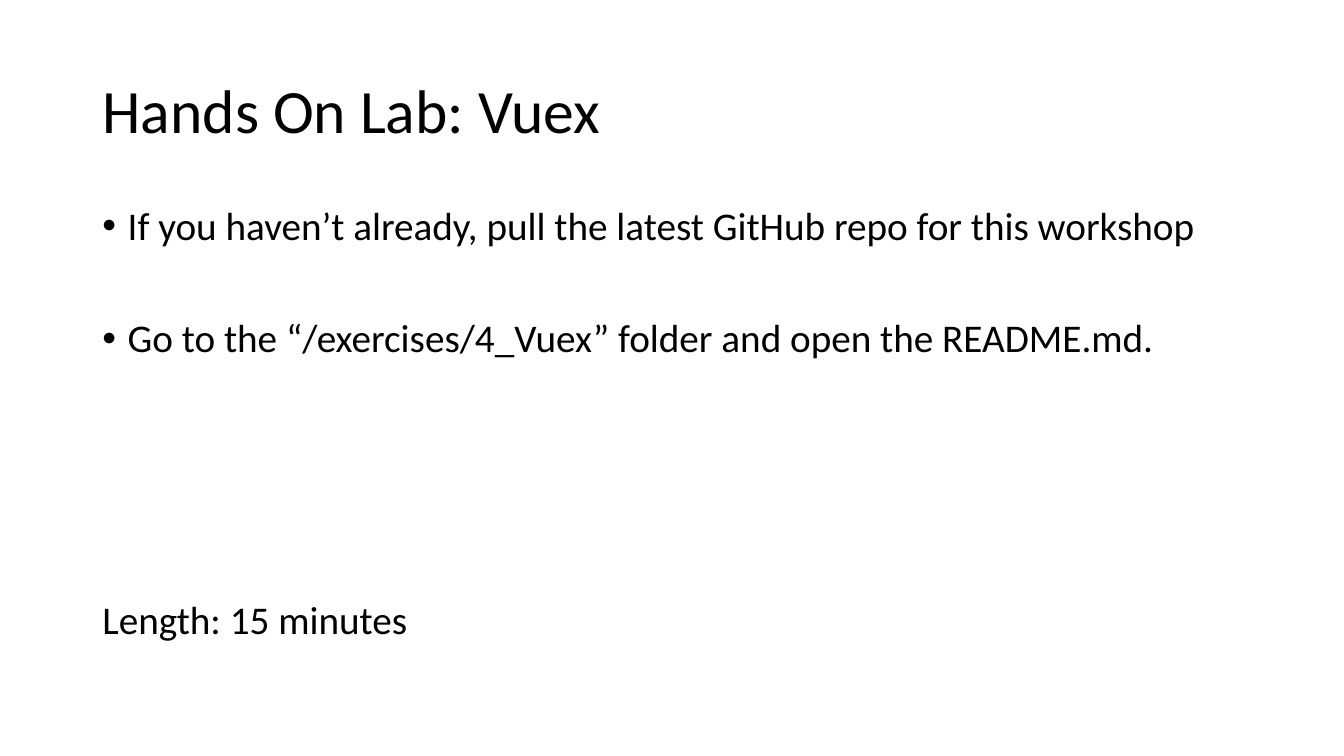
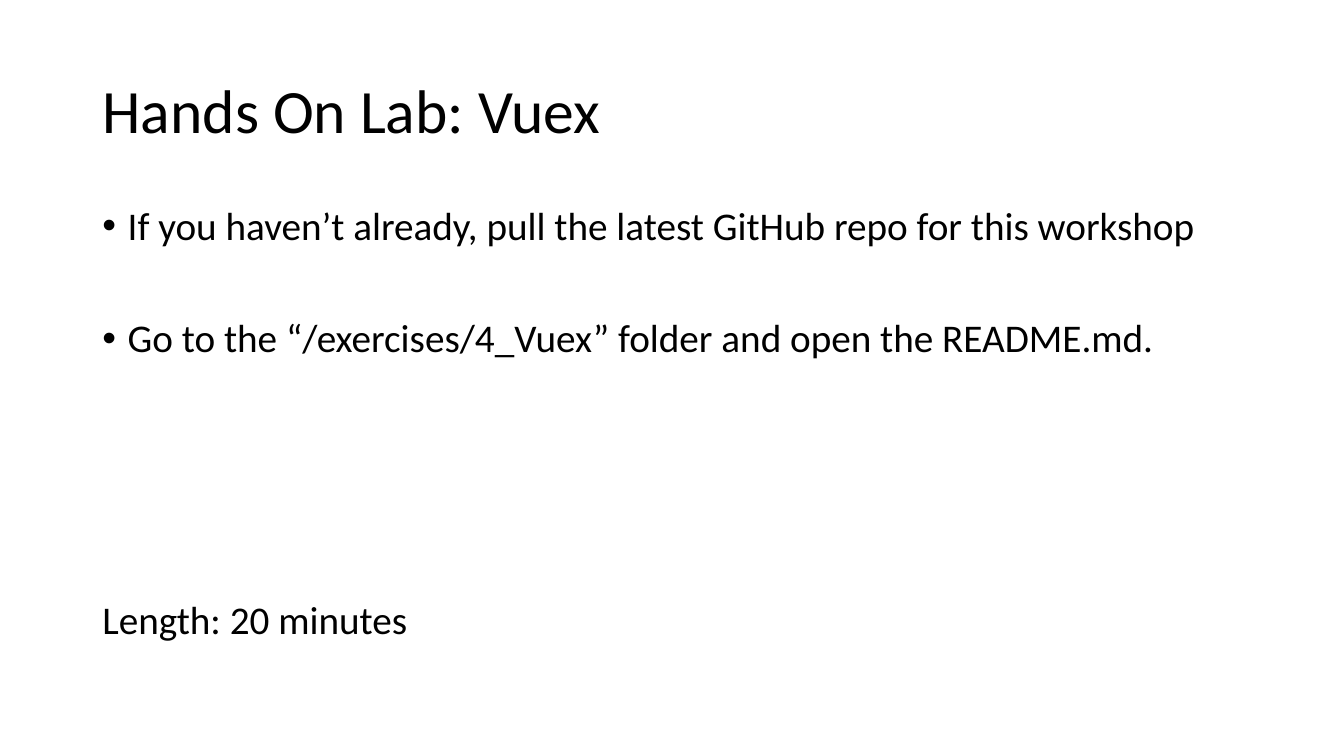
Before and after one commit to 1kevgriff/Workshop-SPA-with-ASPNETCORE-VueJS, a slide deck: slide 18 of Slides/5_Vuex.pptx (slide 14 before the commit). Drawn at 1344x756 pixels with LibreOffice and Linux fonts; fonts in the diff are those of the drawing. Boxes give left, top, right and bottom in pixels: in the first picture for what was removed or moved away, otherwise in the second. Text is boxed around its words. In the diff, an @@ line names an element or a change of style, - is before the commit and + after.

```diff
--- a/Slides/5_Vuex.pptx
+++ b/Slides/5_Vuex.pptx
@@ text at bbox=[102, 606, 407, 641]: text changed @@
-Length: 15 minutes
+Length: 20 minutes
```
Also in this commit, not shown: 1 other slide changed, 4 slides added, 27 other files.
